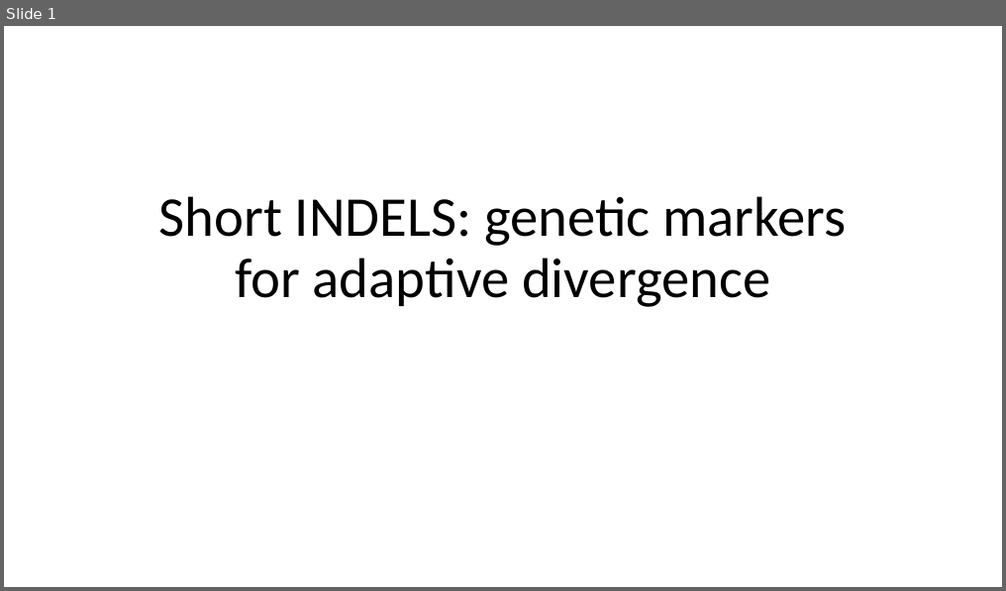
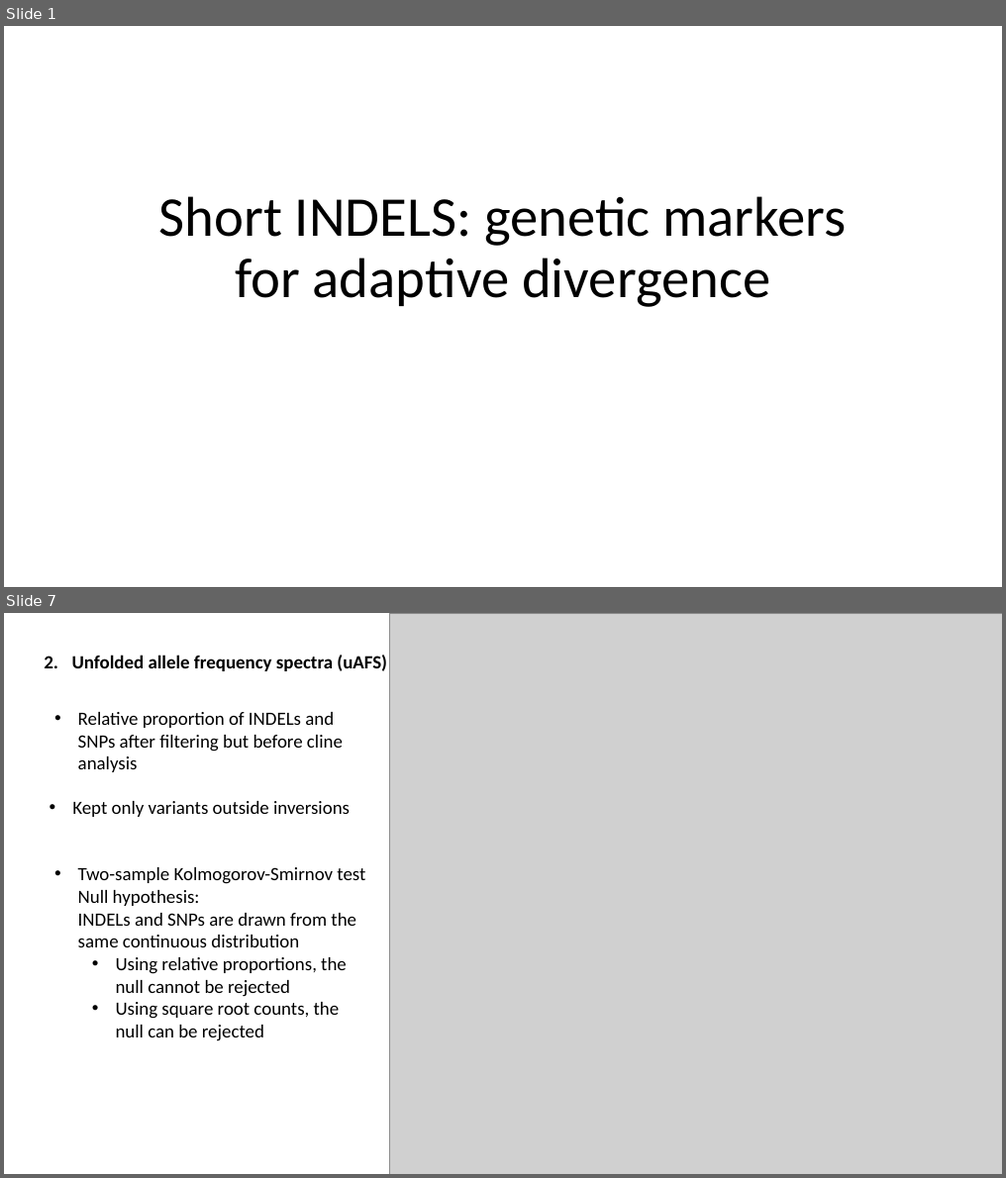
Before and after one commit to sam0per/Littorina_saxatilis_short_variants, a slide deck: short_genetic_variants/docs/short_indels_v02.pptx. Shown one above the other, each under a label of ours: slide 1 before the commit, slides 1 and 7 after it; the slides between them are not shown. The pictures are 1006x591 and 1006x1178 pixels, drawn with LibreOffice and Linux fonts; fonts in the diff are those of the drawing; grey boxes stand for pictures. Boxes give left, top, right and bottom in pixels: in the first picture for what was removed or moved away, otherwise in the second. Text is boxed around its words. In the diff, an @@ line names an element or a change of style, - is before the commit and + after.

Commit message:
inversions and without inversions

```diff
--- a/short_genetic_variants/docs/short_indels_v02.pptx
+++ b/short_genetic_variants/docs/short_indels_v02.pptx
@@ slide 7 added at <box>4,613,1002,1174</box>, background #FFFFFF @@
@@ picture added at <box>389,613,1002,1174</box> @@
@@ text added at <box>72,655,387,671</box>, 18 pt, text #000000, bold @@
+2. Unfolded allele frequency spectra (uAFS)
@@ text added at <box>78,712,343,772</box>, 18 pt, text #000000 @@
+• Relative proportion of INDELs and SNPs after filtering but before cline analysis
@@ text added at <box>72,801,350,817</box>, 18 pt, text #000000 @@
+• Kept only variants outside inversions
@@ text added at <box>78,867,365,1042</box>, 18 pt, text #000000 @@
+• Two-sample Kolmogorov-Smirnov test
+  Null hypothesis:
+  INDELs and SNPs are drawn from the same continuous distribution
+  • Using relative proportions, the null cannot be rejected
+  • Using square root counts, the null can be rejected
```
Also in this commit, not shown: 5 slides changed, 4 other slides added, 10 slides removed, 6 other files.
